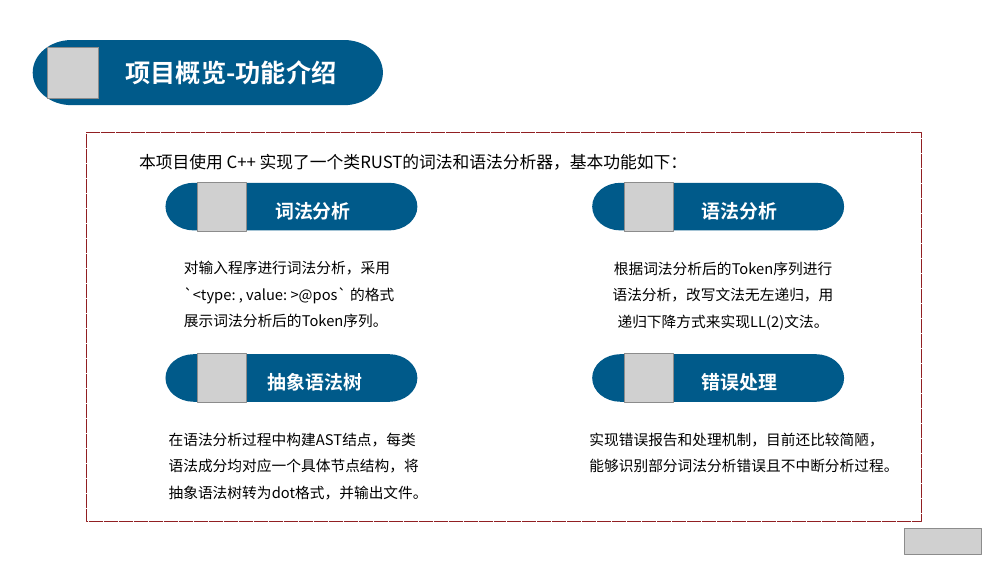
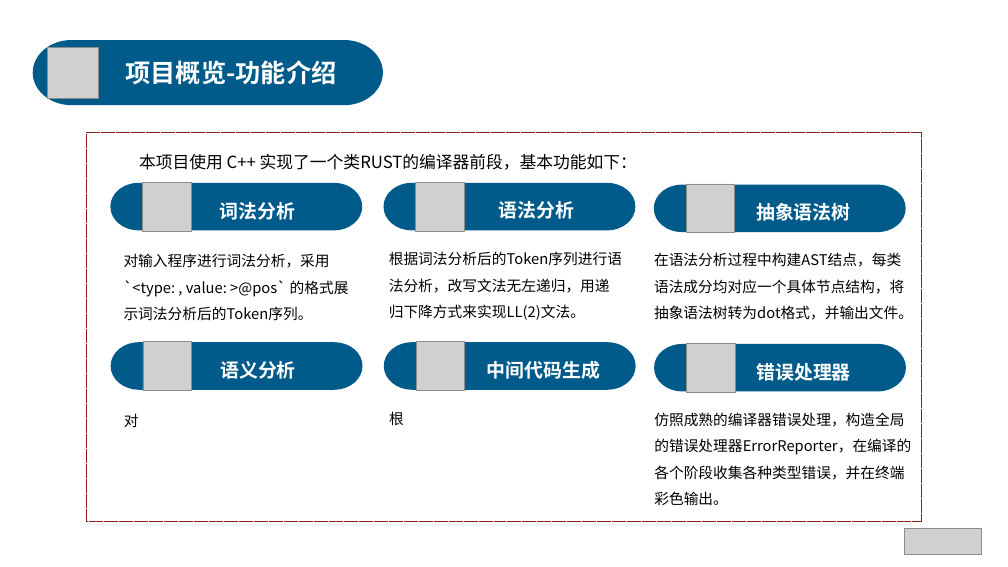
Before and after one commit to anxi710/compiler-principle-project, a slide deck: slide 4 of report/compiler_ppt.pptx. Drawn at 1008x567 pixels with LibreOffice and Linux fonts; fonts in the diff are those of the drawing; grey boxes stand for pictures. Boxes give left, top, right and bottom in pixels: in the first picture for what was removed or moved away, otherwise in the second. Text is boxed around its words. In the diff, an @@ line names an element or a change of style, - is before the commit and + after.

```diff
--- a/report/compiler_ppt.pptx
+++ b/report/compiler_ppt.pptx
@@ text at [139,154,637,170]: text changed @@
-本项目使用 C++ 实现了一个类RUST的词法和语法分析器，基本功能如下：
+本项目使用 C++ 实现了一个类RUST的编译器前段，基本功能如下：
@@ 1 picture, 1 text, 1 freeform shape: place and size @@
-1 picture, 1 text, 1 freeform shape at [167,182,416,231]
+1 picture, 1 text, 1 freeform shape at [112,182,361,231]
@@ freeform shape: place and size @@
-freeform shape at [594,185,842,229]
+freeform shape at [385,185,634,229]
@@ picture: place and size @@
-picture at [625,182,674,231]
+picture at [416,182,465,231]
@@ text "语法分析": place and size @@
-text "语法分析" at [702,202,778,220]
+text "语法分析" at [499,201,575,219]
@@ 1 picture, 1 text, 1 freeform shape: place and size @@
-1 picture, 1 text, 1 freeform shape at [167,354,416,403]
+1 picture, 1 text, 1 freeform shape at [656,184,904,233]
@@ text "根据词法分析后的Token序列进行语法分析，改写文法无左递归，用递归下降方式来实现LL(2)文法。": place and size @@
-text "根据词法分析后的Token序列进行语法分析，改写文法无左递归，用递归下降方式来实现LL(2)文法。" at [613,261,834,330]
+text "根据词法分析后的Token序列进行语法分析，改写文法无左递归，用递归下降方式来实现LL(2)文法。" at [389,251,622,320]
@@ text "根据词法分析后的Token序列进行语法分析，改写文法无左递归，用递归下降方式来实现LL(2)文法。" at [389,251,622,320]: alignment centre to left @@
@@ text "在语法分析过程中构建AST结点，每类语法成分均对应一个具体节点结构，将抽象语法树转为dot格式，并输出文件。": place and size @@
-text "在语法分析过程中构建AST结点，每类语法成分均对应一个具体节点结构，将抽象语法树转为dot格式，并输出文件。" at [169,432,428,500]
+text "在语法分析过程中构建AST结点，每类语法成分均对应一个具体节点结构，将抽象语法树转为dot格式，并输出文件。" at [654,252,913,320]
@@ text "对输入程序进行词法分析，采用 `<type: , value: >@pos` ..." rewrapped from [184,260,394,328] to [124,253,349,321] @@
@@ freeform shape added at [112,344,361,389], fill #005A8A, outline #005A8A 3 pt @@
@@ picture added at [143,342,192,391] @@
@@ freeform shape added at [386,344,634,389], fill #005A8A, outline #005A8A 3 pt @@
@@ picture added at [416,342,465,391] @@
@@ freeform shape: place and size @@
-freeform shape at [594,356,842,401]
+freeform shape at [656,346,904,390]
@@ picture: place and size @@
-picture at [625,354,674,403]
+picture at [687,343,736,392]
@@ text added at [220,361,296,379], 18 pt, text #FFFFFF, bold @@
+语义分析
@@ text added at [487,361,600,379], 18 pt, text #FFFFFF, bold @@
+中间代码生成
@@ text at [756,363,850,381]: text changed @@
-错误处理
+错误处理器
@@ text added at [124,413,139,427], 14 pt, text #000000 @@
+对
@@ text added at [389,411,404,425], 14 pt, text #000000 @@
+根
@@ text added at [654,412,911,505], 14 pt, text #000000 @@
+仿照成熟的编译器错误处理，构造全局的错误处理器ErrorReporter，在编译的各个阶段收集各种类型错误，并在终端彩色输出。
@@ text removed at [589,432,898,473] @@
-实现错误报告和处理机制，目前还比较简陋，能够识别部分词法分析错误且不中断分析过程。
```
Also in this commit, not shown: 10 other slides changed, 5 slides added.
